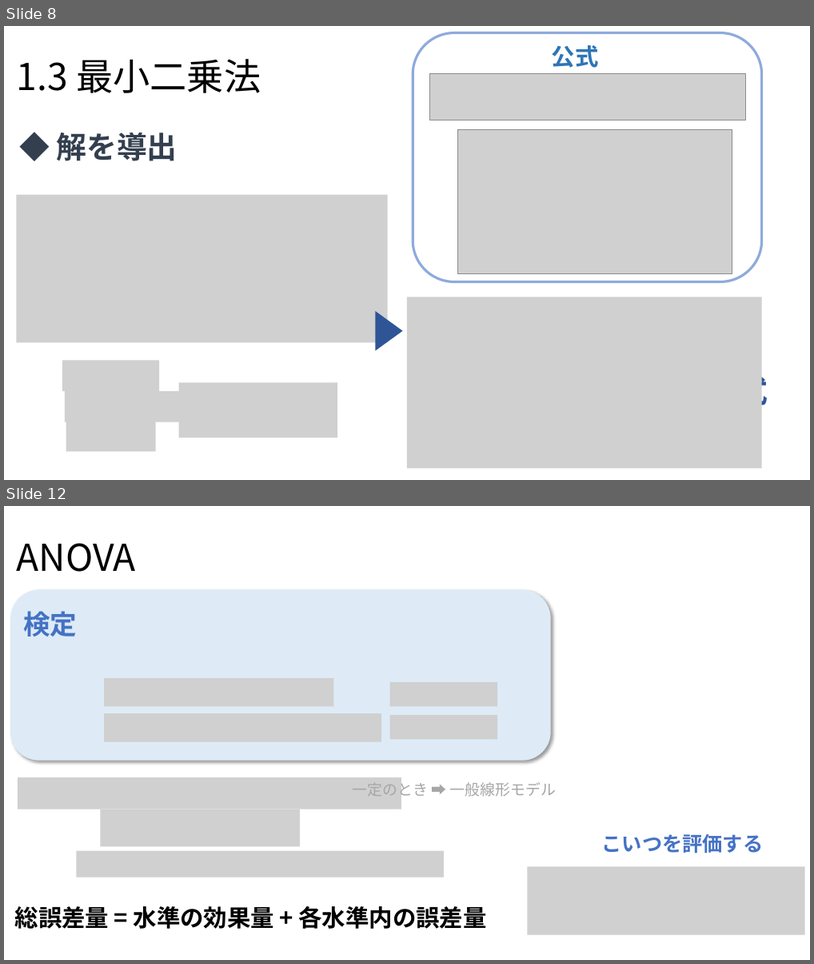
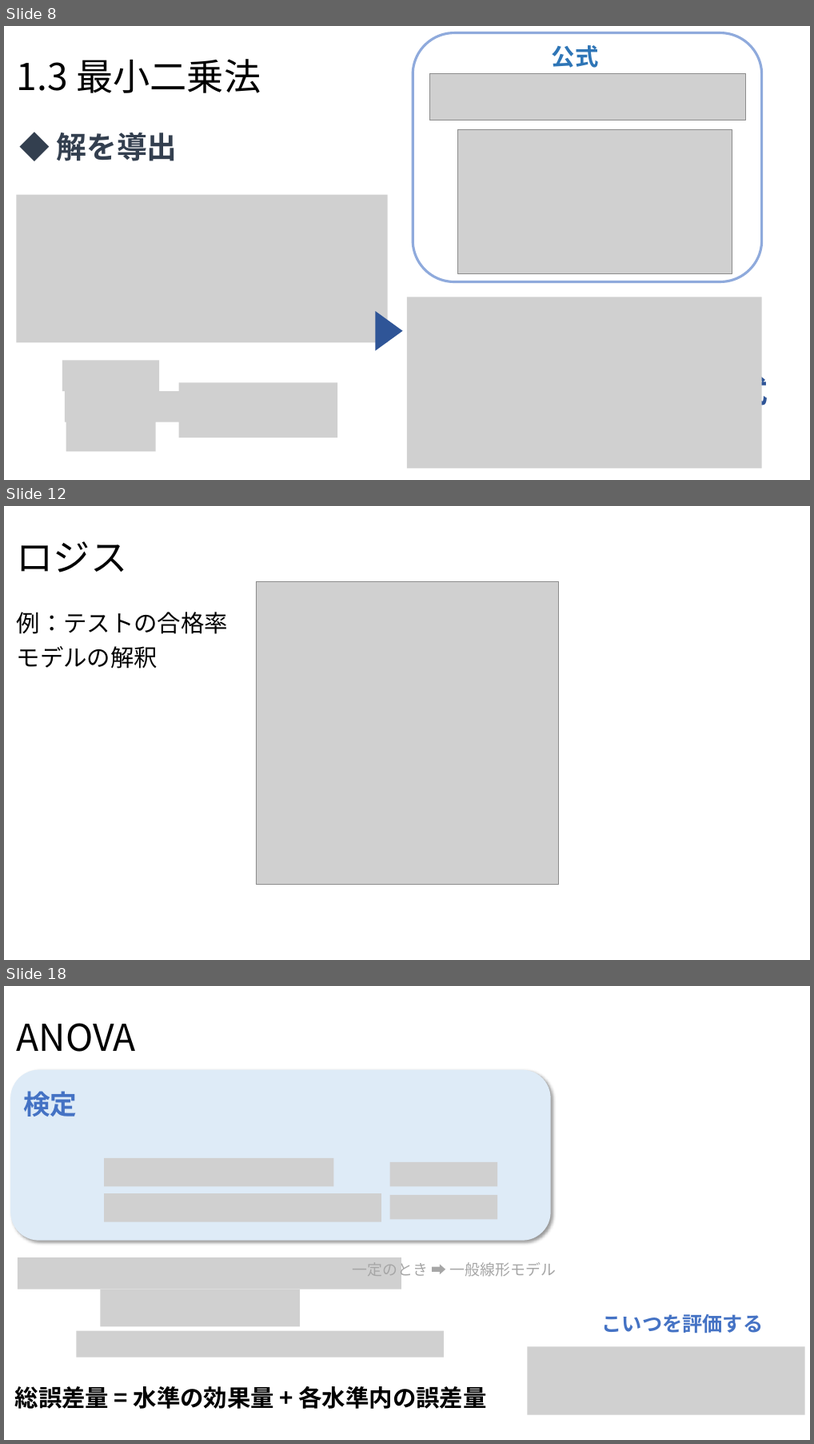
Before and after one commit to Yoshifumi14/stats, a slide deck: statistics2.pptx. Shown one above the other, each under a label of ours: slides 8 and 12 before the commit, slides 8, 12 and 18 after it; the slides between them are not shown. The pictures are 814x964 and 814x1444 pixels, drawn with LibreOffice and Linux fonts; fonts in the diff are those of the drawing; grey boxes stand for pictures. Boxes give left, top, right and bottom in pixels: in the first picture for what was removed or moved away, otherwise in the second. Text is boxed around its words. In the diff, an @@ line names an element or a change of style, - is before the commit and + after.

```diff
--- a/statistics2.pptx
+++ b/statistics2.pptx
@@ slide 12 added at (4,506,810,960), background #FFFFFF @@
@@ title added at (17,541,128,572), 44 pt, text #000000 @@
+ロジス
@@ picture added at (256,582,558,884) @@
@@ text added at (17,612,228,668), 28 pt, text #000000 @@
+例：テストの合格率
+モデルの解釈
@@ what was slide 12 is now slide 18 @@
```
Also in this commit, not shown: 1 slide changed, 5 other slides added, 9 other files.
